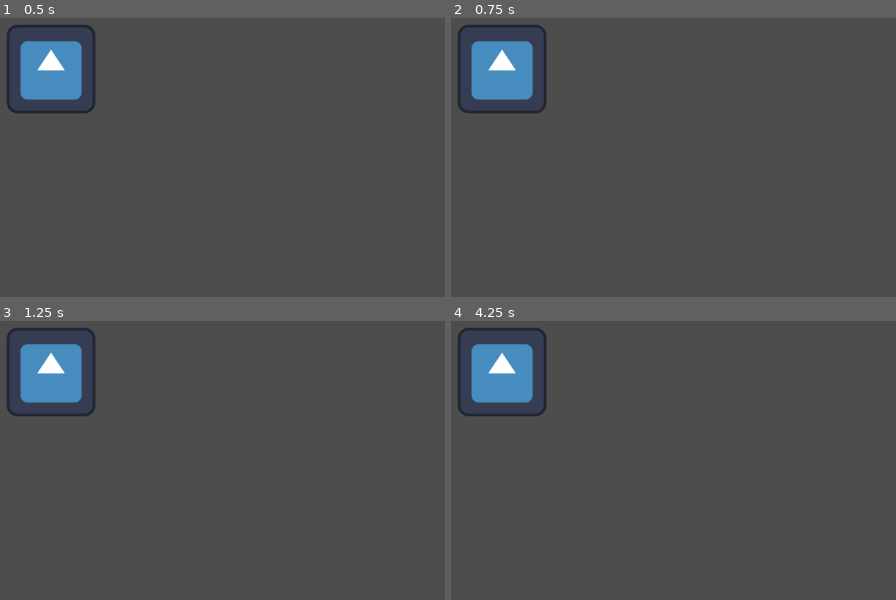
Above: before the commit, frames 1-4 (two rows, left to right).
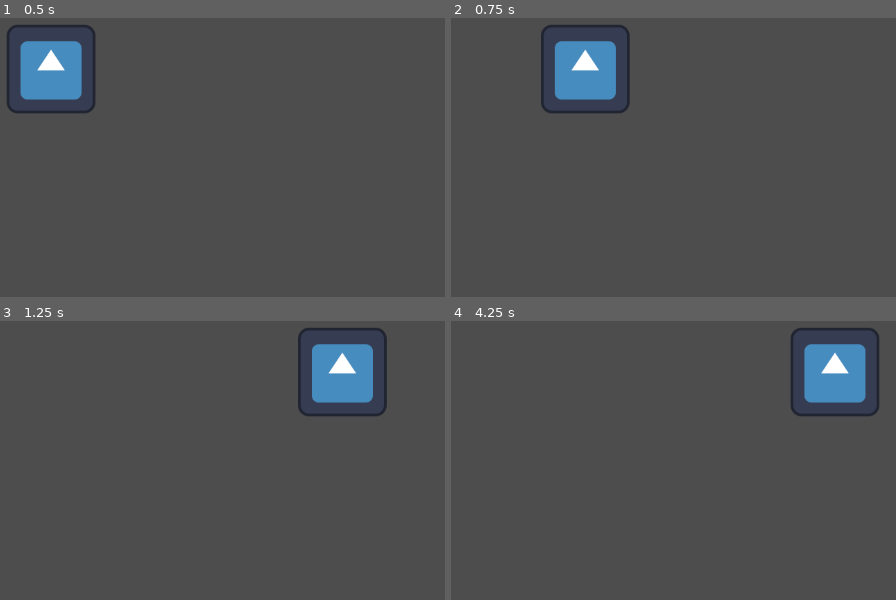
Above: after the commit, the same moments.

Repository: eormeno/teassist
Game: Godot game, scene res://icon.tscn
The game is run twice, just before and just after one commit, with the same random seed, the same clock (stepped at 60 frames per second) and the same inputs. The engine's default icon, where the game draws it, is replaced by a stand-in: a white triangle on a blue panel in a dark square.
Inputs:
- Up to frame 1 (0.5 s): no input
- Up to frame 2 (0.75 s): tap Enter at 0.5 s; hold Right (ui_right) from 0.53 s (still down)
- Up to frame 3 (1.25 s): keep holding Right (ui_right)
- Up to frame 4 (4.25 s): release Right (ui_right) at 1.28 s; hold Down (ui_down) 1.28-2.03 s; hold Right (ui_right) 2.03-2.78 s; tap Space at 2.75 s; hold Up (ui_up) 2.78-3.53 s; tap Enter at 3.5 s; hold Left (ui_left) from 3.53 s (still down)

Frame 1 is identical in both runs. In frame 2, 7.2% of the frame differs, in the area x 1-41%, y 2-35%; in frame 3, 7.4%; in frame 4, 7.4%, in the area x 1-97%, y 2-35%.

Commit message:
movimiento sprite

Diff:
--- a/clients/android/icon.tscn
+++ b/clients/android/icon.tscn
@@ -1,7 +1,9 @@
-[gd_scene load_steps=2 format=3 uid="uid://b72gjjvdpc3nj"]
+[gd_scene load_steps=3 format=3 uid="uid://b72gjjvdpc3nj"]
 
 [ext_resource type="Texture2D" uid="uid://udtefyw5n7uj" path="res://icon.svg" id="1_630km"]
+[ext_resource type="Script" path="res://mueve.gd" id="2_lybsp"]
 
 [node name="Icon" type="Sprite2D"]
 position = Vector2(584, 319)
 texture = ExtResource("1_630km")
+script = ExtResource("2_lybsp")
--- /dev/null
+++ b/clients/android/mueve.gd
@@ -0,0 +1,34 @@
+extends Sprite2D
+
+# Velocidad de movimiento del sprite
+var speed = 600
+
+func _process(delta):
+	var direction = Vector2.ZERO
+
+	# Movimiento con las flechas del teclado
+	if Input.is_action_pressed("ui_right"):
+		direction.x += 1
+	if Input.is_action_pressed("ui_left"):
+		direction.x -= 1
+	if Input.is_action_pressed("ui_down"):
+		direction.y += 1
+	if Input.is_action_pressed("ui_up"):
+		direction.y -= 1
+
+	# Movimiento con las teclas WASD
+	if Input.is_action_pressed("move_right"):
+		direction.x += 1
+	if Input.is_action_pressed("move_left"):
+		direction.x -= 1
+	if Input.is_action_pressed("move_down"):
+		direction.y += 1
+	if Input.is_action_pressed("move_up"):
+		direction.y -= 1
+
+	# Normalizar la dirección para evitar movimiento más rápido en diagonal
+	if direction != Vector2.ZERO:
+		direction = direction.normalized()
+
+	# Mover el sprite
+	position += direction * speed * delta
